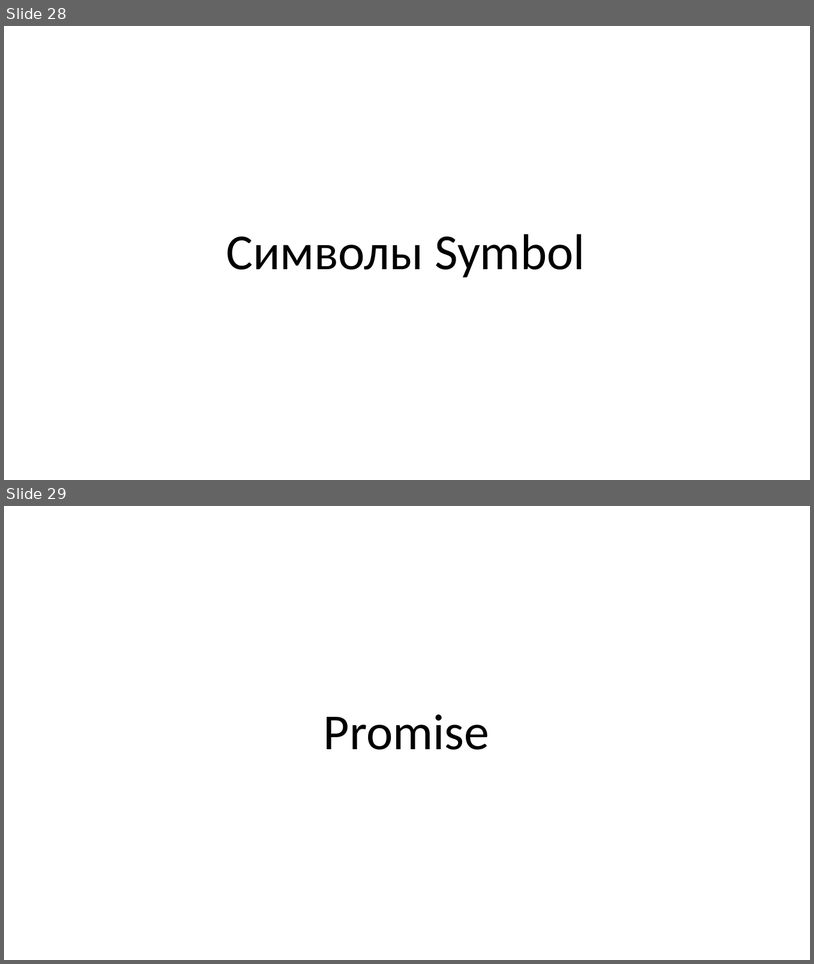
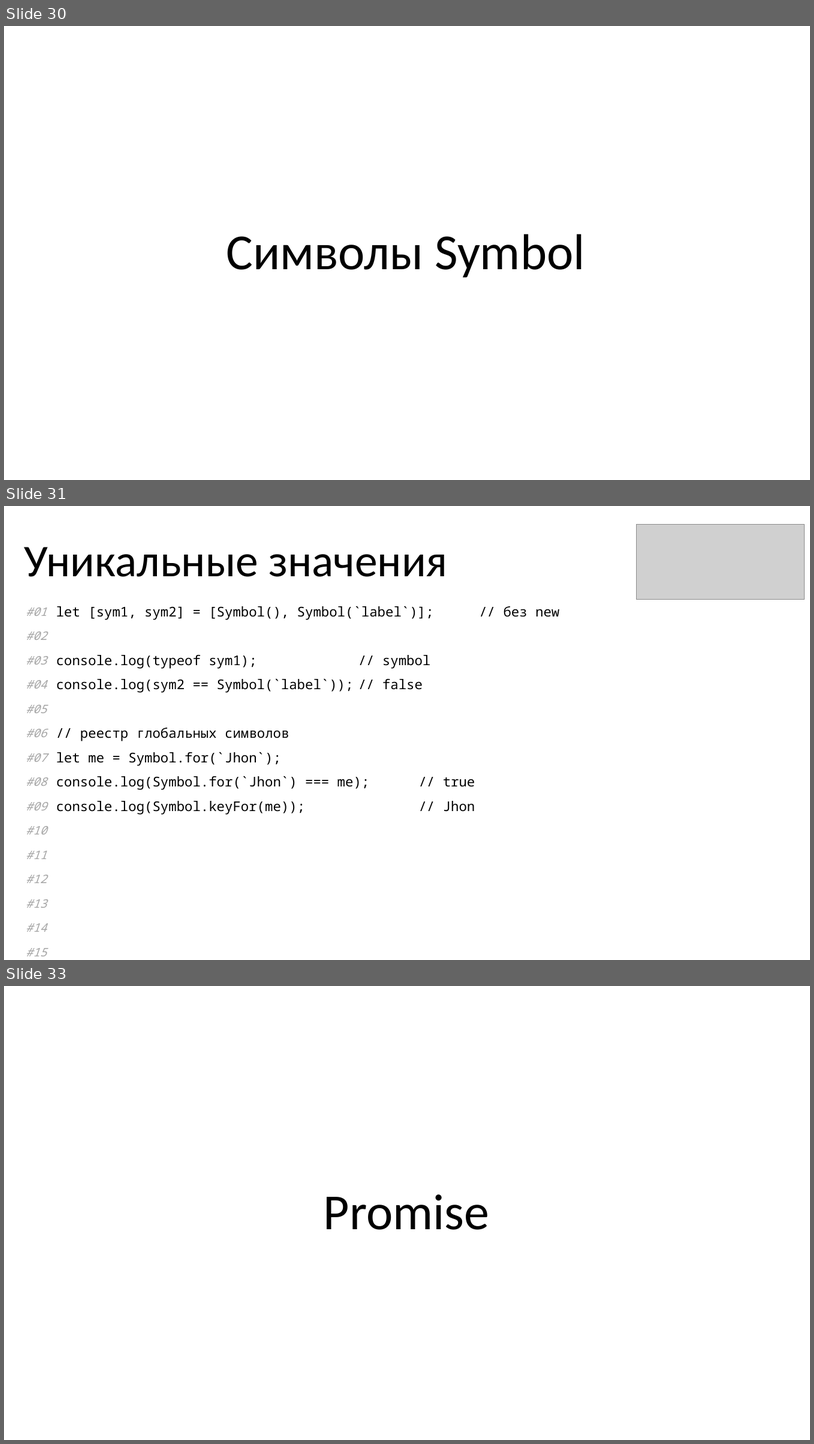
Before and after one commit to KOPTE3/modern-es, a slide deck: Modern ES.pptx. Shown one above the other, each under a label of ours: slides 28 and 29 before the commit, slides 30, 31 and 33 after it; the slides between them are not shown. The pictures are 814x964 and 814x1444 pixels, drawn with LibreOffice and Linux fonts; fonts in the diff are those of the drawing; grey boxes stand for pictures. Boxes give left, top, right and bottom in pixels: in the first picture for what was removed or moved away, otherwise in the second. Text is boxed around its words. In the diff, an @@ line names an element or a change of style, - is before the commit and + after.

```diff
--- a/Modern ES.pptx
+++ b/Modern ES.pptx
@@ slide 31 added at (4,506,810,960), background #FFFFFF @@
@@ picture added at (637,525,805,599) @@
@@ title added at (24,547,447,577), 54 pt, text #000000 @@
+Уникальные значения
@@ table added at (18,599,655,958), 15 rows, 2 columns @@
+#01 | let [sym1, sym2] = [Symbol(), Symbol(`label`)]; // без new
+#02 | 
+#03 | console.log(typeof sym1); // symbol
+#04 | console.log(sym2 == Symbol(`label`)); // false
+#05 | 
+#06 | // реестр глобальных символов
+#07 | let me = Symbol.for(`Jhon`);
+#08 | console.log(Symbol.for(`Jhon`) === me); // true
+#09 | console.log(Symbol.keyFor(me)); // Jhon
+#10 | 
+#11 | 
+#12 | 
+#13 | 
+#14 | 
+#15 | 
@@ what was slide 28 is now slide 30 @@
@@ what was slide 29 is now slide 33 @@
```
Also in this commit, not shown: 3 slides changed, 15 other slides added.
